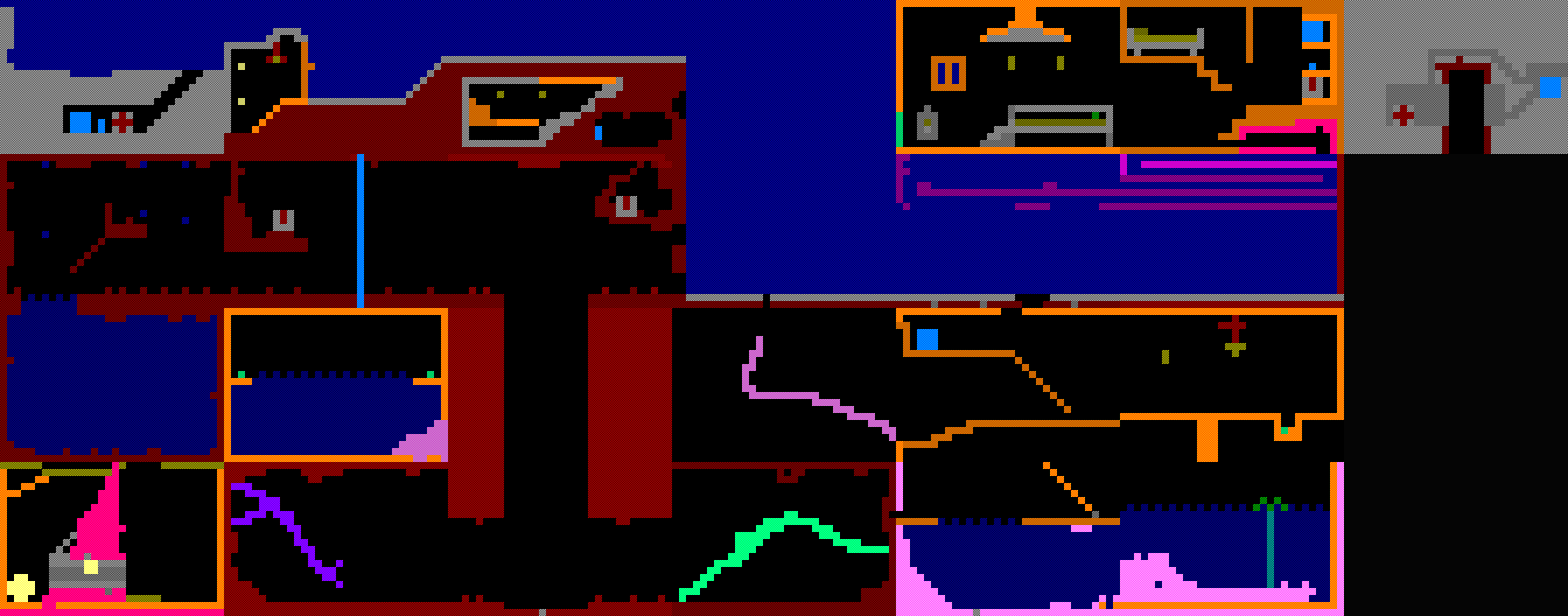
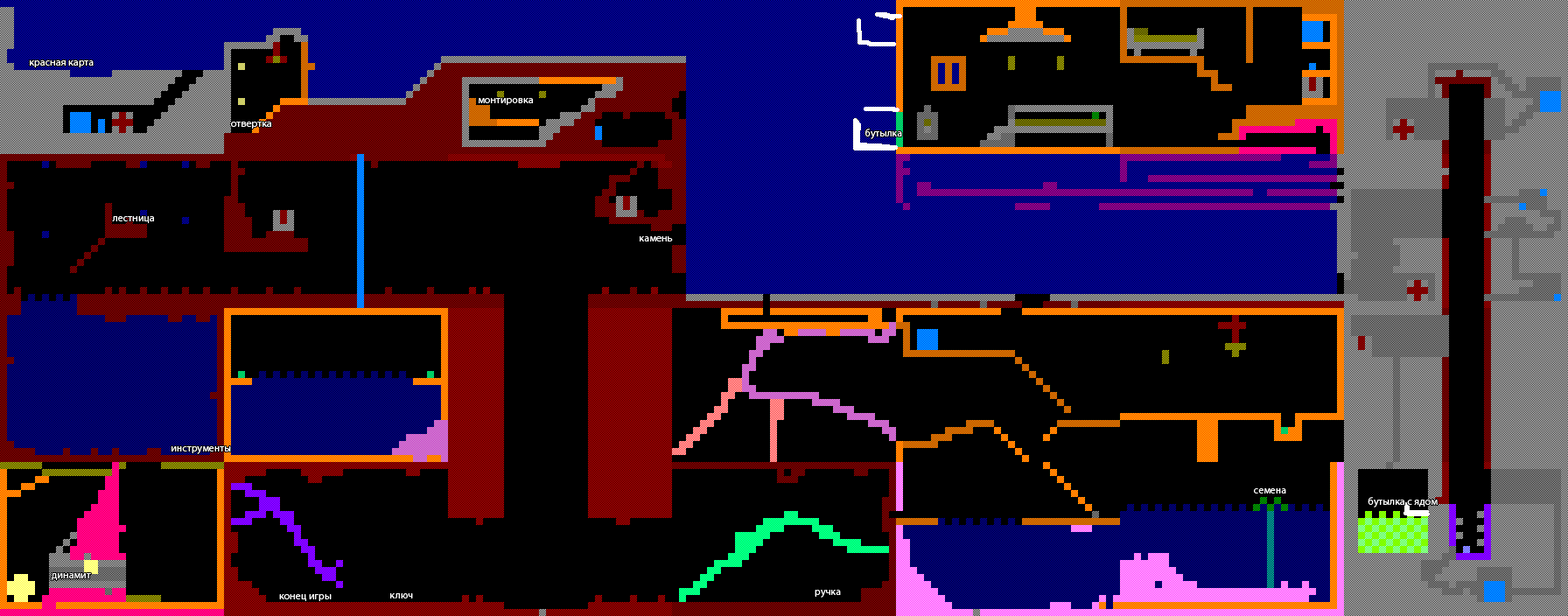
Two versions of the same layered image (1568 x 616). Layer-by-layer changes:
added group "Предметы" with 14 layers above "63" over [29, 12, 1438, 602]
added layer "семена" in group "Предметы" over [1253, 488, 1287, 494]
added layer "инструменты" in group "Предметы" over [171, 446, 231, 455]
added layer "красная карта" in group "Предметы" over [29, 60, 94, 68]
added layer "динамит" in group "Предметы" over [51, 573, 91, 581]
added layer "монтировка" in group "Предметы" over [478, 98, 533, 105]
added layer "ключ" in group "Предметы" over [390, 593, 413, 599]
added layer "лестница" in group "Предметы" over [112, 216, 154, 224]
added layer "камень" in group "Предметы" over [639, 236, 673, 242]
added layer "ручка" in group "Предметы" over [814, 589, 841, 598]
added layer "бутылка" in group "Предметы" over [865, 128, 903, 140]
added layer "бутылка с ядом" in group "Предметы" over [1367, 497, 1438, 508]
added layer "отвертка" in group "Предметы" over [231, 121, 272, 129]
added layer "конец игры" in group "Предметы" over [279, 594, 332, 602]
moved "Layer 1" into group "Предметы", painted on it over [853, 12, 1568, 517]
added layer "63" above "62" over [1344, 462, 1568, 616]
added layer "62" above "61" over [1344, 308, 1568, 462]
added layer "61" above "60" over [1344, 154, 1568, 308]
added layer "60" above "53" over [1386, 49, 1568, 140]
painted on "51" over [1120, 154, 1344, 294]
painted on "42" over [994, 420, 1057, 462]
painted on "32" over [672, 308, 896, 462]
